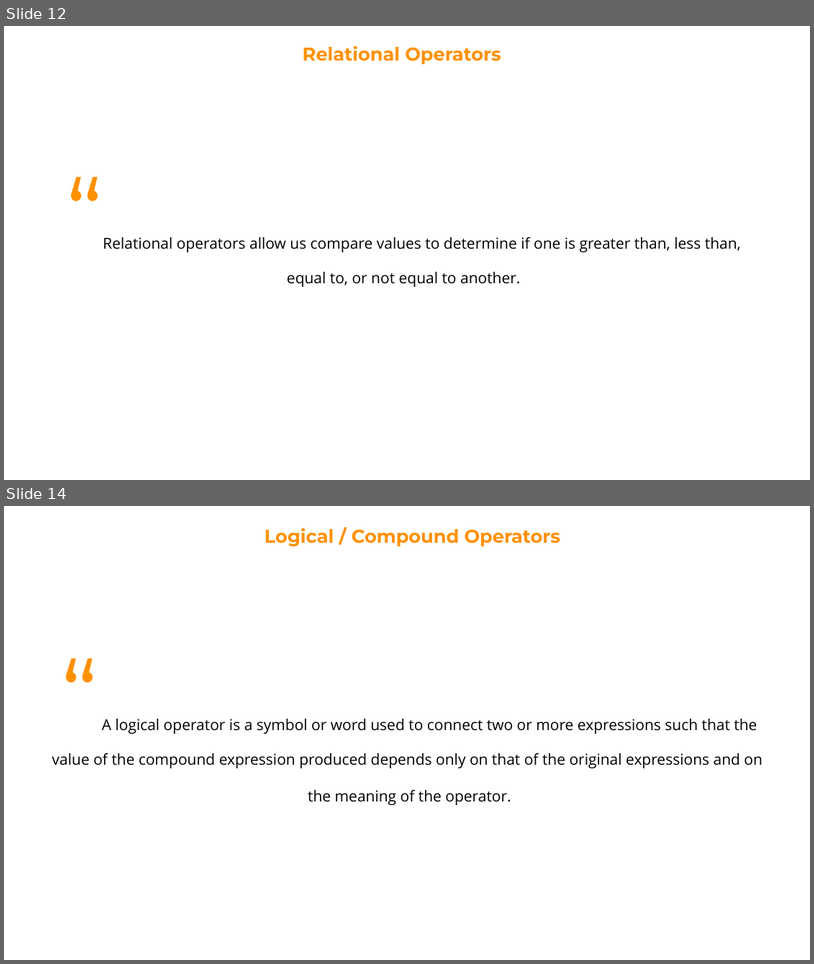
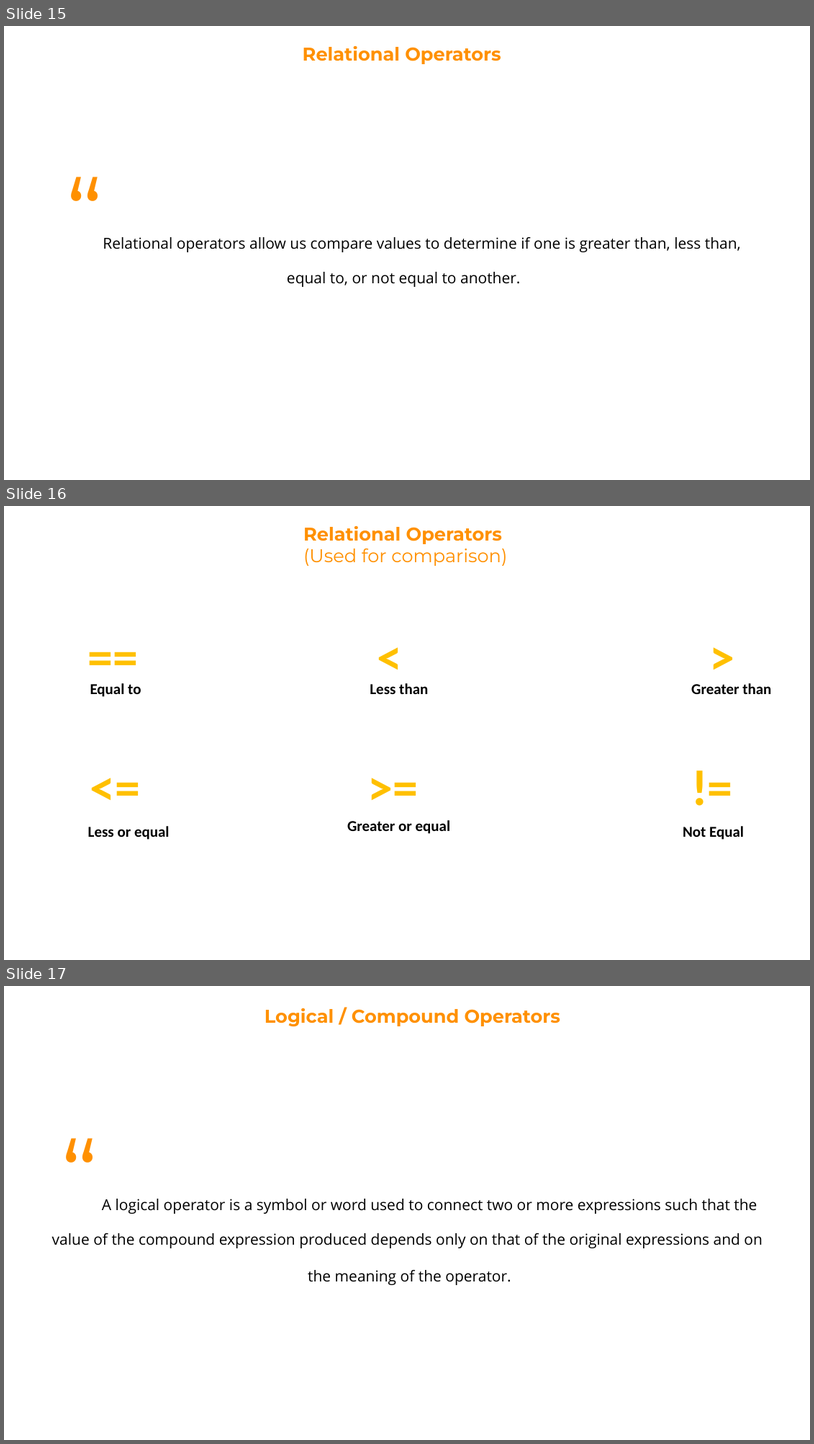
Before and after one commit to Robert-Doe/codeden, a slide deck: 3. Operators.pptx. Shown one above the other, each under a label of ours: slides 12 and 14 before the commit, slides 15, 16 and 17 after it; the slides between them are not shown. The pictures are 814x964 and 814x1444 pixels, drawn with LibreOffice and Linux fonts; fonts in the diff are those of the drawing. Boxes give left, top, right and bottom in pixels: in the first picture for what was removed or moved away, otherwise in the second. Text is boxed around its words. In the diff, an @@ line names an element or a change of style, - is before the commit and + after.

```diff
--- a/3. Operators.pptx
+++ b/3. Operators.pptx
@@ slide 16 added at box(4, 506, 810, 960), background #FFFFFF @@
@@ text added at box(304, 526, 507, 566), 22 pt, text #FF9000, bold @@
+Relational Operators
+(Used for comparison)
@@ text added at box(82, 621, 751, 688), 60 pt, text #FFC000, bold @@
+== < >
@@ text added at box(90, 683, 141, 697), 18 pt, text #000000, bold @@
+Equal to
@@ text added at box(370, 683, 428, 694), 18 pt, text #000000, bold @@
+Less than
@@ text added at box(692, 683, 772, 694), 18 pt, text #000000, bold @@
+Greater than
@@ text added at box(85, 752, 753, 818), 60 pt, text #FFC000, bold @@
+<= >= !=
@@ text added at box(88, 826, 170, 839), 18 pt, text #000000, bold @@
+Less or equal
@@ text added at box(347, 820, 451, 834), 18 pt, text #000000, bold @@
+Greater or equal
@@ text added at box(683, 826, 744, 839), 18 pt, text #000000, bold @@
+Not Equal
@@ what was slide 12 is now slide 15 @@
@@ what was slide 14 is now slide 17 @@
```
Also in this commit, not shown: 1 slide changed, 6 other slides added, 2 slides removed, 1 other file.
